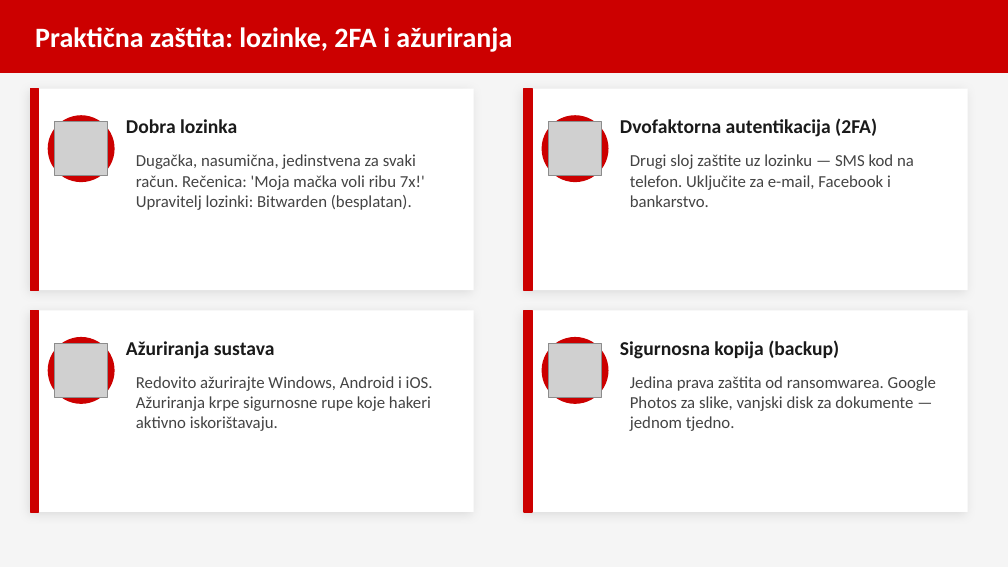
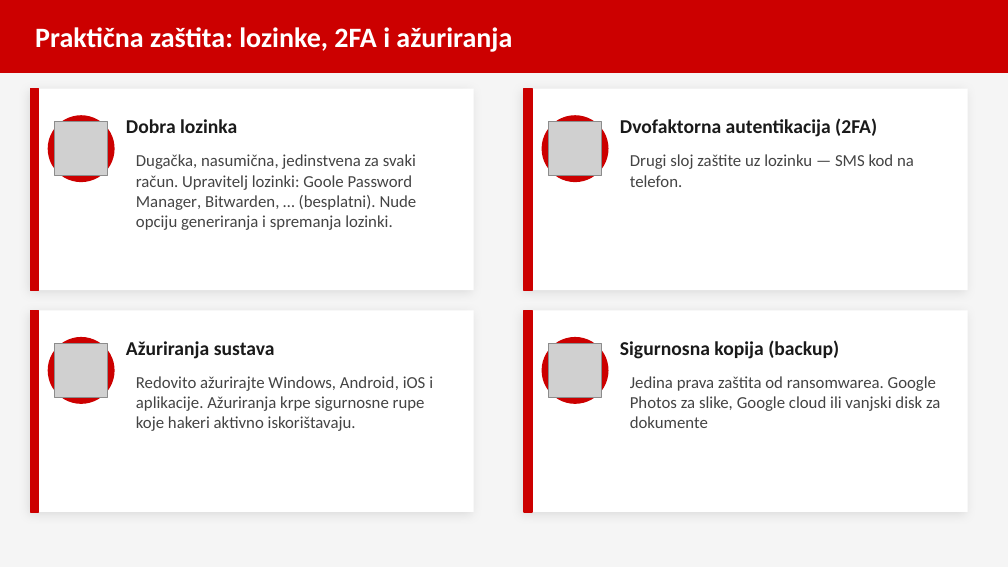
Before and after one commit to brunobilandzic/dipl, a slide deck: slide 12 of praksa/RAST/izradaprezentacije/Sigurnost_na_internetu_prezentacija.pptx (slide 11 before the commit). Drawn at 1008x567 pixels with LibreOffice and Linux fonts; fonts in the diff are those of the drawing; grey boxes stand for pictures. Boxes give left, top, right and bottom in pixels: in the first picture for what was removed or moved away, otherwise in the second. Text is boxed around its words. In the diff, an @@ line names an element or a change of style, - is before the commit and + after.

```diff
--- a/praksa/RAST/izradaprezentacije/Sigurnost_na_internetu_prezentacija.pptx
+++ b/praksa/RAST/izradaprezentacije/Sigurnost_na_internetu_prezentacija.pptx
@@ text at (136, 154, 417, 230): text changed @@
-Dugačka, nasumična, jedinstvena za svaki račun. Rečenica: 'Moja mačka voli ribu 7x!' Upravitelj lozinki: Bitwarden (besplatan).
+Dugačka, nasumična, jedinstvena za svaki račun. Upravitelj lozinki: Goole Password Manager, Bitwarden, … (besplatni). Nude opciju generiranja i spremanja lozinki.
@@ text at (630, 154, 914, 187): text changed @@
-Drugi sloj zaštite uz lozinku — SMS kod na telefon. Uključite za e-mail, Facebook i bankarstvo.
+Drugi sloj zaštite uz lozinku — SMS kod na telefon.
@@ text at (136, 376, 433, 431): text changed @@
-Redovito ažurirajte Windows, Android i iOS. Ažuriranja krpe sigurnosne rupe koje hakeri aktivno iskorištavaju.
+Redovito ažurirajte Windows, Android, iOS i aplikacije. Ažuriranja krpe sigurnosne rupe koje hakeri aktivno iskorištavaju.
@@ text at (630, 376, 940, 428): text changed @@
-Jedina prava zaštita od ransomwarea. Google Photos za slike, vanjski disk za dokumente — jednom tjedno.
+Jedina prava zaštita od ransomwarea. Google Photos za slike, Google cloud ili vanjski disk za dokumente
```
Also in this commit, not shown: 6 other slides changed, 2 slides added, 1 slide removed, 1 other file.
